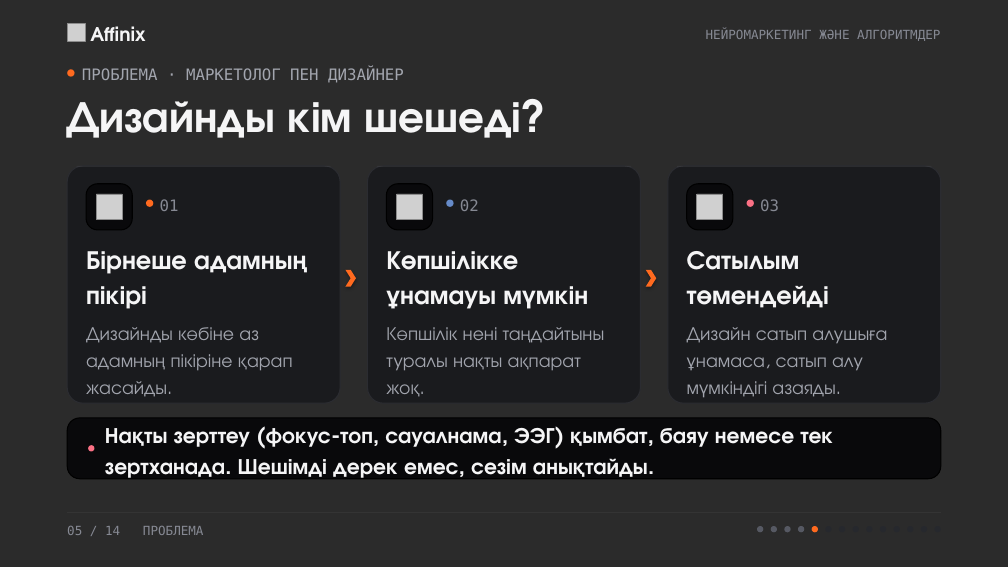
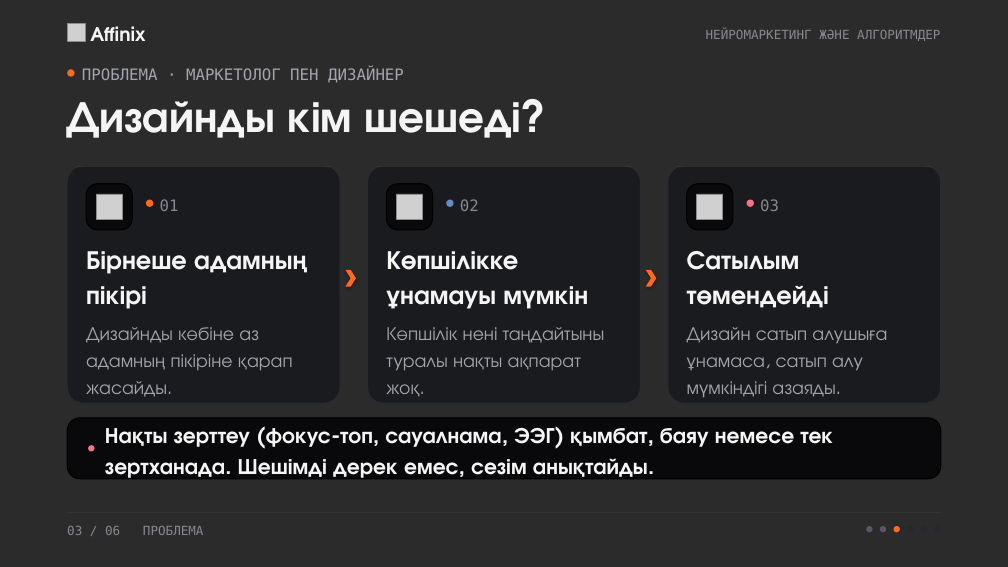
Before and after one commit to NUREKE178/affinix, a slide deck: slide 3 of presentation/neuromarketing/neuromarketing.pptx (slide 5 before the commit). Drawn at 1008x567 pixels with LibreOffice and Linux fonts; fonts in the diff are those of the drawing; grey boxes stand for pictures; background and template pictures are left out; a plain dark background stands for a picture behind light text. Boxes give left, top, right and bottom in pixels: in the first picture for what was removed or moved away, otherwise in the second. Text is boxed around its words. In the diff, an @@ line names an element or a change of style, - is before the commit and + after.

```diff
--- a/presentation/neuromarketing/neuromarketing.pptx
+++ b/presentation/neuromarketing/neuromarketing.pptx
@@ text at box(67, 526, 204, 535): text changed @@
-05 / 14 ПРОБЛЕМА
+03 / 06 ПРОБЛЕМА
@@ ellipse removed at box(757, 526, 763, 532) @@
@@ ellipse removed at box(771, 526, 777, 532) @@
@@ ellipse: place and size @@
-ellipse at box(799, 526, 805, 532)
+ellipse at box(867, 526, 873, 532)
@@ ellipse removed at box(867, 526, 873, 532) @@
@@ ellipse: place and size @@
-ellipse at box(785, 526, 791, 532)
+ellipse at box(880, 526, 886, 532)
@@ ellipse removed at box(880, 526, 886, 532) @@
@@ ellipse: place and size @@
-ellipse at box(812, 526, 818, 532)
+ellipse at box(894, 526, 900, 532)
@@ ellipse removed at box(894, 526, 900, 532) @@
```
Also in this commit, not shown: 12 other slides changed, 9 other files.
